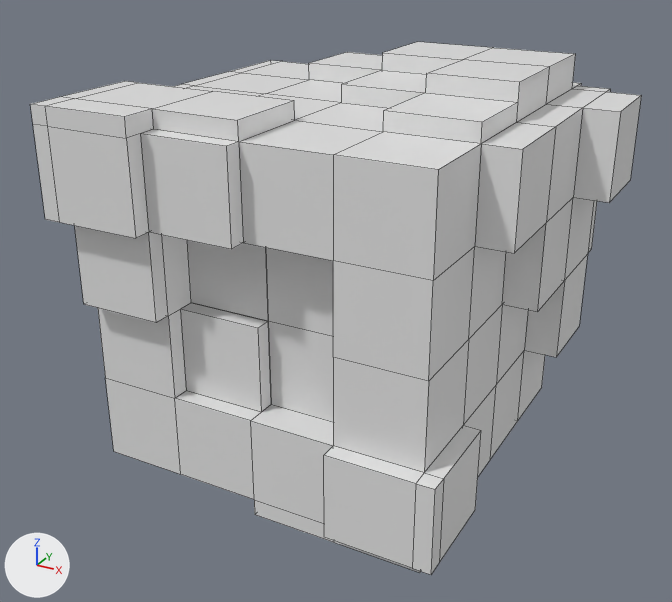
One commit to the Blender file Assets/Models/weird_cube.blend: the scene before it, then after it.
The view is the same before and after, from a 50 mm camera at (0.1224, -0.2259, 0.103) aimed at (0.0026, -0.008, -0.006). Every picture has the same lights, and +X, +Y and +Z are marked at lower left. Mesh edges are drawn as thin lines.

The scene before the commit, as lines of its bpy script (objects in view):
```python
me_cube = bpy.data.meshes.new('Cube')
me_cube.from_pydata(...)  # 256 vertices, 249 faces; spans x -1.1..1.4, y -1.2..1.2, z -1.2..1.2
me_cube.materials.append(mat_material)  # white #e7e7e7
ob_cube = bpy.data.objects.new('Cube', me_cube)
ob_cube.location = (0.0, 0.0, 0.0)
ob_cube.scale = (0.05, 0.05, 0.05)
```
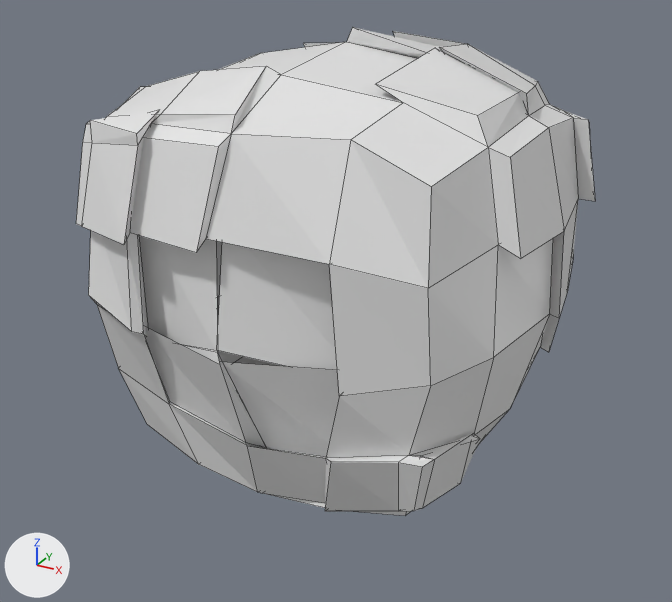
Changed parts and their boxes (x1, y1, x2, y2) in the pictures (672 x 602 px):
'Cube', reshaped (15% narrower, 8% shorter)
    before: (30, 42, 641, 575)
    after: (76, 27, 595, 516)

The change, as a list of edits to the scene's bpy script:
```text
Change me_cube:
    used by ob_cube; location = (0.0, 0.0, 0.0); scale = (0.05, 0.05, 0.05)
    remove me_cube.from_pydata(...)  # 256 vertices, 249 faces; spans x -1.1..1.4, y -1.2..1.2, z -1.2..1.2
    add me_cube.from_pydata(...)  # 256 vertices, 249 faces; spans x -1.23..1.33, y -1.28..1.22, z -1.2..1.4
    me_cube part 1: 255 of 256 vertices moved; they spanned x -1.1..1.4, y -1.2..1.2, z -1.2..1.2 and now span x -1.23..1.33, y -1.28..1.22, z -1.2..1.4; mean shift (-0.01, -0.02, 0.02); largest move (0.0, -0.8, 0.0) -> (-0.05, -1.2, -0.01)
```
